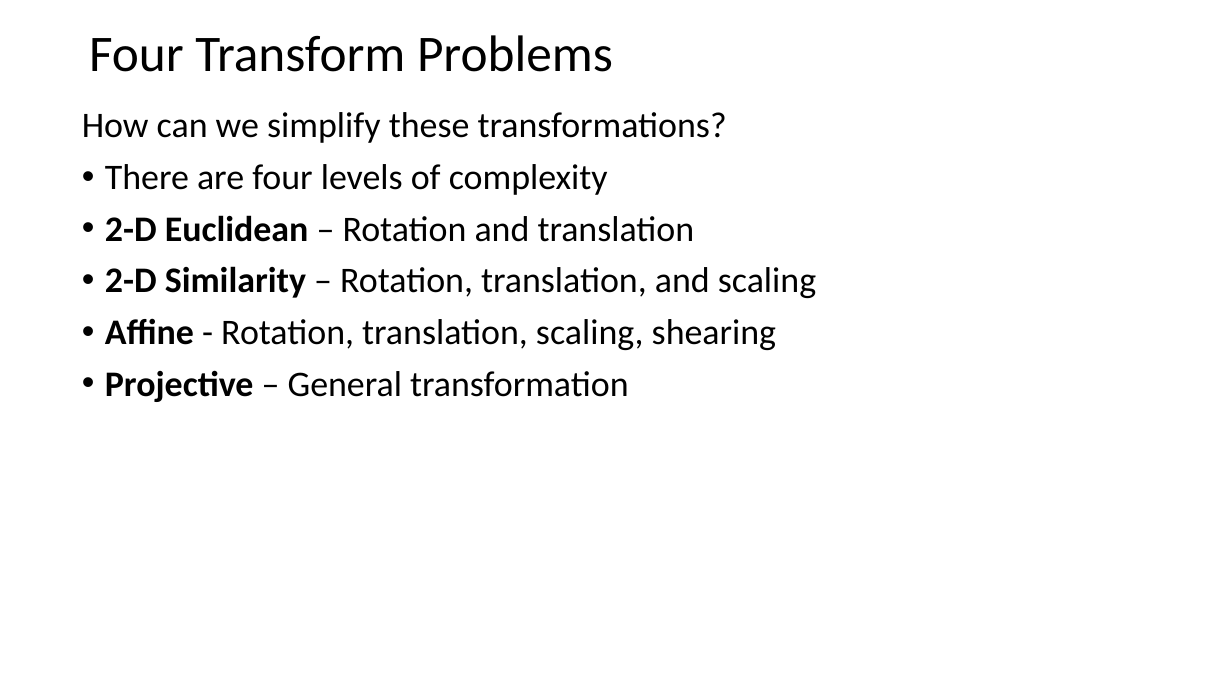
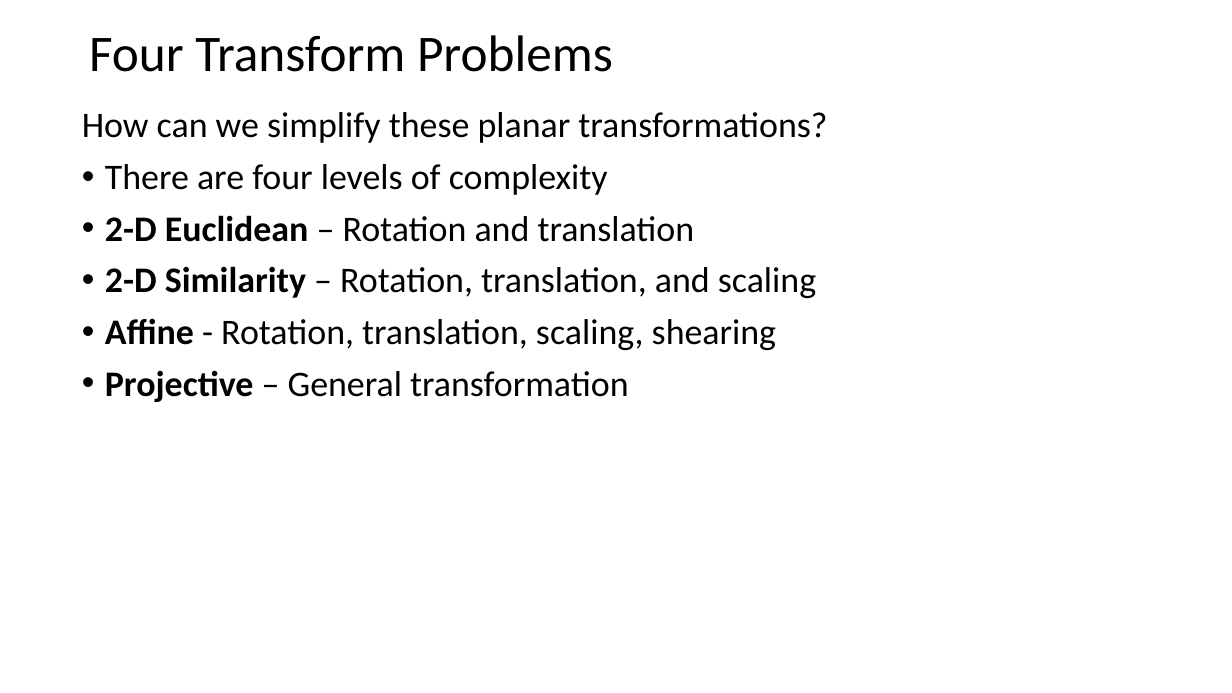
Before and after one commit to StephenElston/CSCI-E25, a slide deck: slide 24 of Slides/8_HomographyProjection.pptx. Drawn at 1232x693 pixels with LibreOffice and Linux fonts; fonts in the diff are those of the drawing. Boxes give left, top, right and bottom in pixels: in the first picture for what was removed or moved away, otherwise in the second. Text is boxed around its words. In the diff, an @@ line names an element or a change of style, - is before the commit and + after.

```diff
--- a/Slides/8_HomographyProjection.pptx
+++ b/Slides/8_HomographyProjection.pptx
@@ text at bbox=[82, 112, 827, 143]: text changed @@
-How can we simplify these transformations?
+How can we simplify these planar transformations?
```
Also in this commit, not shown: 3 other slides changed.
